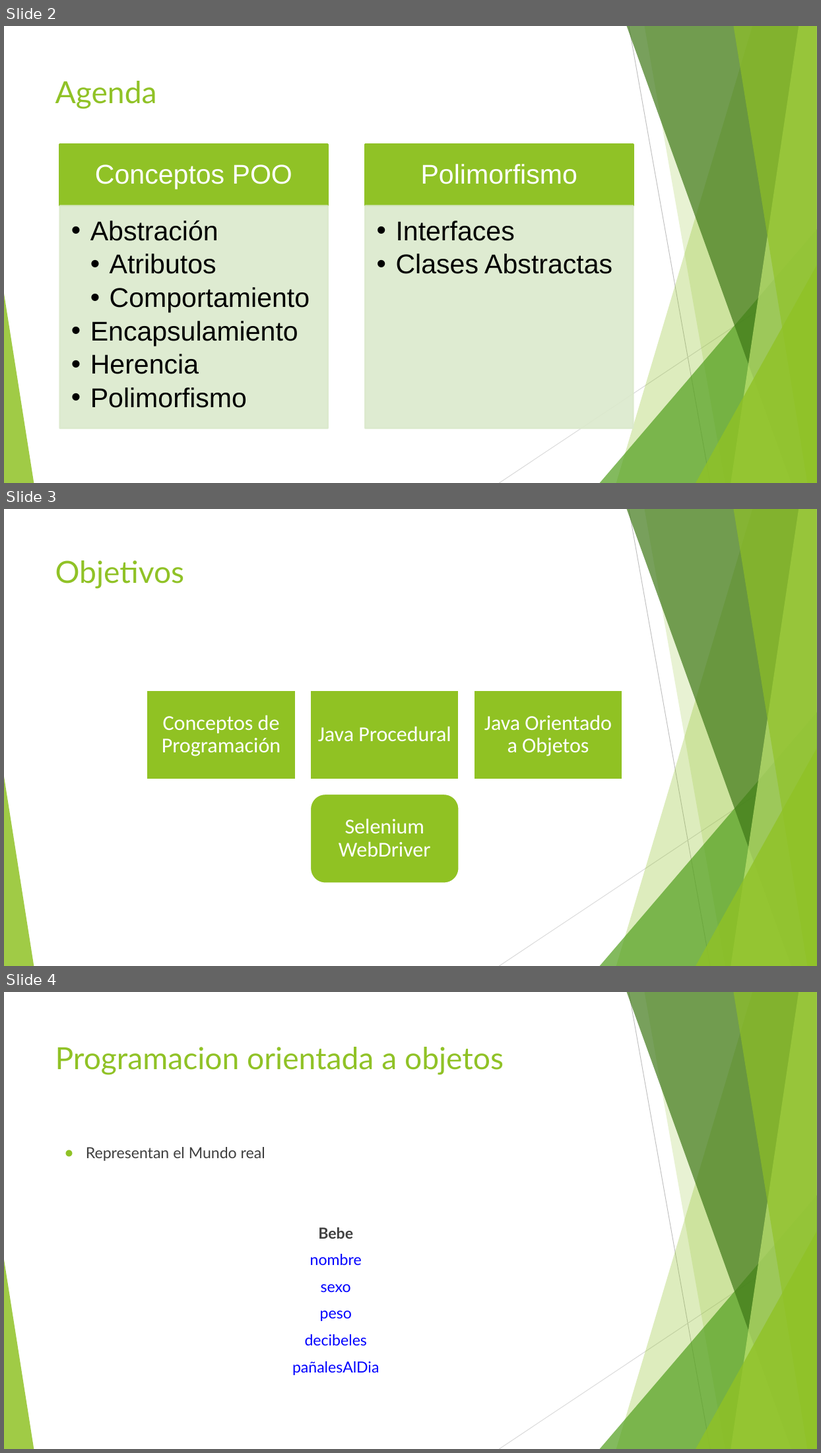
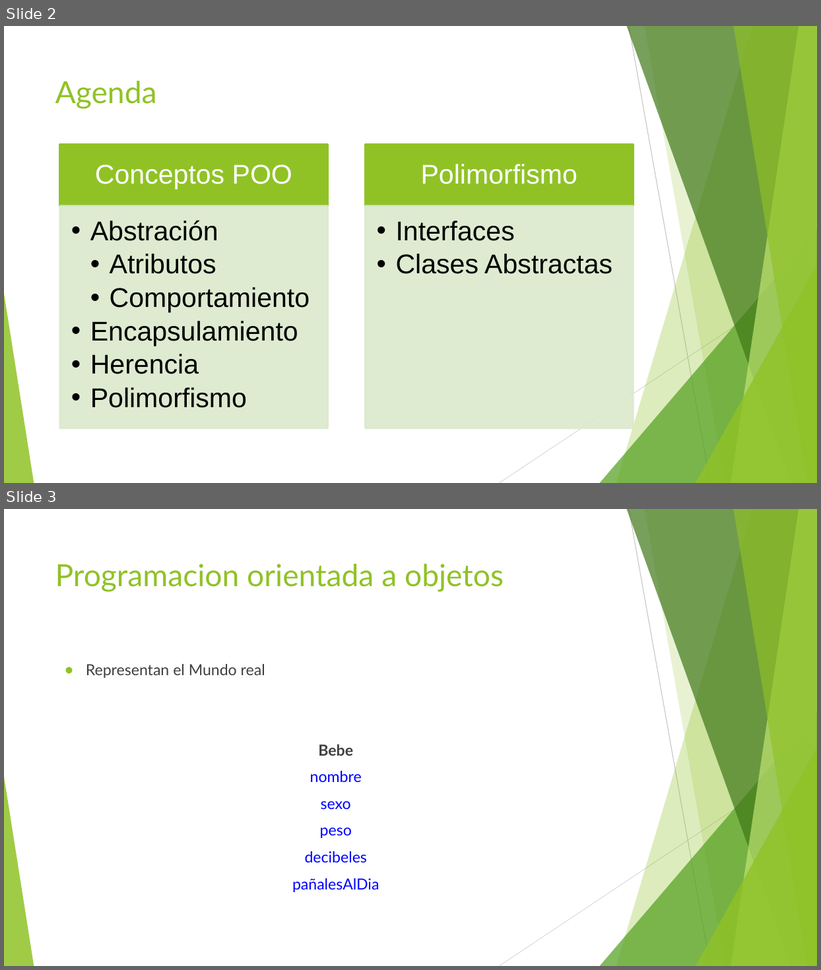
Before and after one commit to jomarnavarro/javaOoBasico, a slide deck: slides/Selenium, Module3.pptx. Shown one above the other, each under a label of ours: slides 2, 3 and 4 before the commit, slides 2 and 3 after it. The pictures are 821x1453 and 821x970 pixels, drawn with LibreOffice and Linux fonts; fonts in the diff are those of the drawing. Boxes give left, top, right and bottom in pixels: in the first picture for what was removed or moved away, otherwise in the second. Text is boxed around its words. In the diff, an @@ line names an element or a change of style, - is before the commit and + after.

```diff
--- a/slides/Selenium, Module3.pptx
+++ b/slides/Selenium, Module3.pptx
@@ slide 3 removed at bbox=[4, 509, 817, 966], background #FFFFFF; not listed: 10 template elements that a slide beside it also shows @@
@@ title removed at bbox=[55, 560, 185, 589] @@
-Objetivos
@@ group removed at bbox=[147, 690, 622, 883]: 3 rectangles, 3 texts, 1 rounded rectangle @@
-Conceptos de Programación
-Java Procedural
-Java Orientado a Objetos
@@ text removed at bbox=[339, 819, 431, 857] @@
-Selenium WebDriver
@@ what was slide 4 is now slide 3 @@
```
Also in this commit, not shown: 6 slides added, 20 other files.
